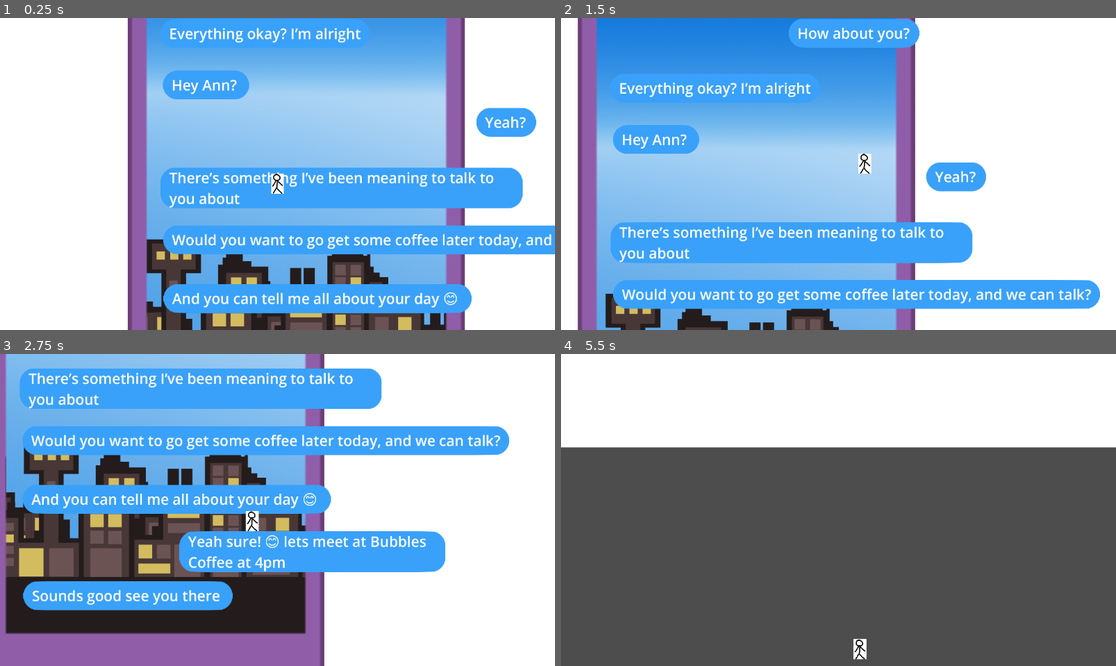
Above: before the commit, frames 1-4 (two rows, left to right).
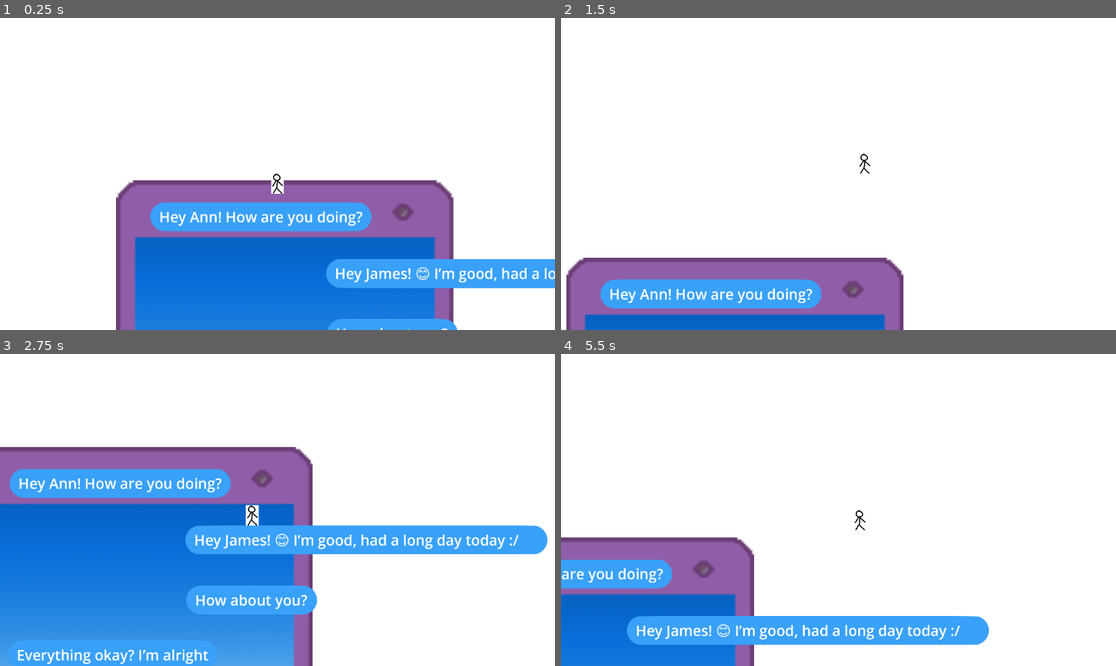
Above: after the commit, the same moments.

Repository: SidewalkSnailGames/thought-bubble
Game: Godot game, scene res://scenes/game.tscn
Two runs of this game, one before a commit and one after it. Both use one fixed random seed, a clock stepped at 60 frames per second and the inputs below.
Inputs:
- Up to frame 1 (0.25 s): no input
- Up to frame 2 (1.5 s): hold D (right) from 0.53 s (still down); tap W (jump) at 0.77 s
- Up to frame 3 (2.75 s): tap W (jump) at 1.52 s; release D (right) at 2.03 s; hold A (left) from 2.03 s (still down)
- Up to frame 4 (5.5 s): release A (left) at 2.78 s; hold D (right) 2.78-4.28 s; tap W (jump) at 3.02, 3.77, 4.52 s; hold A (left) 4.28-5.03 s; hold D (right) from 5.03 s (still down)

The runs differ from the first frame. In frame 1, 64% of the frame differs, in the area x 20-100%, y 0-100%; in frame 2, 62%; in frame 3, 62%; in frame 4, 70%, in the area x 0-100%, y 29-100%.

Commit message:
collision dynamically updates

Diff:
--- a/scenes/game.tscn
+++ b/scenes/game.tscn
@@ -18,4 +18,15 @@
 scale = Vector2(0.6, 0.6)
 
 [node name="Node2D" parent="." instance=ExtResource("2_fk7wt")]
-position = Vector2(247, 178)
+position = Vector2(271, -559)
+
+[node name="CanvasLayer" type="CanvasLayer" parent="."]
+visible = false
+
+[node name="Control" type="Control" parent="CanvasLayer"]
+layout_mode = 3
+anchors_preset = 0
+offset_right = 40.0
+offset_bottom = 40.0
+
+[node name="Phone" parent="CanvasLayer/Control" instance=ExtResource("4_iv8v3")]
--- a/scenes/level_1.tscn
+++ b/scenes/level_1.tscn
@@ -1,7 +1,13 @@
-[gd_scene load_steps=3 format=3 uid="uid://be8ile0eybqw2"]
+[gd_scene load_steps=5 format=3 uid="uid://be8ile0eybqw2"]
 
 [ext_resource type="PackedScene" uid="uid://do00o5r6ncrpw" path="res://scenes/platform.tscn" id="1_5xg23"]
 [ext_resource type="PackedScene" uid="uid://v5h7jujyjrfn" path="res://scenes/messageplatform.tscn" id="2_eqcfc"]
+
+[sub_resource type="RectangleShape2D" id="RectangleShape2D_8jdd8"]
+size = Vector2(920, 141)
+
+[sub_resource type="RectangleShape2D" id="RectangleShape2D_pk0o2"]
+size = Vector2(724, 100)
 
 [node name="Level1" type="Node2D"]
 
@@ -37,6 +43,16 @@
 offset_bottom = 501.0
 msgText = "Yeah sure! 😊 lets meet at Bubbles Coffee at 4pm"
 
+[node name="msgBox" parent="messageplatform2" index="0"]
+modulate = Color(0.223529, 0.631373, 0.976471, 1)
+
+[node name="Label" parent="messageplatform2/MarginContainer" index="0"]
+text = "Yeah sure! 😊 lets meet at Bubbles Coffee at 4pm"
+
+[node name="CollisionShape2D" parent="messageplatform2/StaticBody2D" index="0"]
+position = Vector2(460, 70.5)
+shape = SubResource("RectangleShape2D_8jdd8")
+
 [node name="messageplatform3" parent="." instance=ExtResource("2_eqcfc")]
 offset_left = 14.0
 offset_top = 199.0
@@ -63,7 +79,7 @@
 offset_top = -411.0
 offset_right = 1303.0
 offset_bottom = -311.0
-msgText = "Yeah? "
+msgText = "Yeah?"
 
 [node name="messageplatform7" parent="." instance=ExtResource("2_eqcfc")]
 offset_left = 12.0
@@ -78,6 +94,16 @@
 offset_right = 727.0
 offset_bottom = -623.0
 msgText = "Everything okay? I’m alright"
+
+[node name="msgBox" parent="messageplatform8" index="0"]
+modulate = Color(0.223529, 0.631373, 0.976471, 1)
+
+[node name="Label" parent="messageplatform8/MarginContainer" index="0"]
+text = "Everything okay? I’m alright"
+
+[node name="CollisionShape2D" parent="messageplatform8/StaticBody2D" index="0"]
+position = Vector2(362, 50)
+shape = SubResource("RectangleShape2D_pk0o2")
 
 [node name="messageplatform9" parent="." instance=ExtResource("2_eqcfc")]
 offset_left = 620.0
@@ -99,3 +125,6 @@
 offset_right = 773.0
 offset_bottom = -1217.0
 msgText = "Hey Ann! How are you doing?"
+
+[editable path="messageplatform2"]
+[editable path="messageplatform8"]
--- a/scenes/messageplatform.tscn
+++ b/scenes/messageplatform.tscn
@@ -38,10 +38,9 @@
 autowrap_mode = 2
 
 [node name="StaticBody2D" type="StaticBody2D" parent="."]
-visible = false
 
 [node name="CollisionShape2D" type="CollisionShape2D" parent="StaticBody2D"]
 position = Vector2(320.5, 50)
-shape = SubResource("RectangleShape2D_7ilwh")
+shape = SubResource("RectangleShape2D_aobew")
 one_way_collision = true
 one_way_collision_margin = 5.0
--- a/scripts/messageplatform.gd
+++ b/scripts/messageplatform.gd
@@ -20,7 +20,11 @@
 @export var msgText : String = "Hello! This is a message!"
 @export var msgType : Type
 
-func _process(delta):
+var collision_shape_2d: CollisionShape2D
+
+var flag = 1
+
+func _ready():
 	#Text label
 	msgLabel.text = msgText
 
@@ -30,15 +34,27 @@
 	#Box color
 	msg.modulate = color_map[msgType][0]
 
-func _physics_process(delta):
+
+func _process(delta):
 	if Engine.is_editor_hint():
 		_size_collision_shape()
+	else:
+		if flag == 1:
+			_size_collision_shape()
+			flag = 2
+
+
+func _physics_process(delta):
+	pass
+	#if Engine.is_editor_hint():
+
 
 func _size_collision_shape():
-	var collision_shape_2d: CollisionShape2D = $StaticBody2D/CollisionShape2D
+	collision_shape_2d = $StaticBody2D/CollisionShape2D
+	collision_shape_2d.shape = RectangleShape2D.new()
 
-	collision_shape_2d.shape.size.x = size.x
-	collision_shape_2d.shape.size.y = size.y
-
-	collision_shape_2d.position.x = size.x / 2
-	collision_shape_2d.position.y = size.y / 2
+	collision_shape_2d.shape.size.x = $MarginContainer.size.x
+	collision_shape_2d.shape.size.y = $MarginContainer.size.y
+	#
+	collision_shape_2d.position.x = $MarginContainer.size.x / 2
+	collision_shape_2d.position.y = $MarginContainer.size.y / 2
Not shown: 1 places in scenes/game.tscn that only renumber resources
Not shown: 1 places in scenes/messageplatform.tscn that only renumber resources
